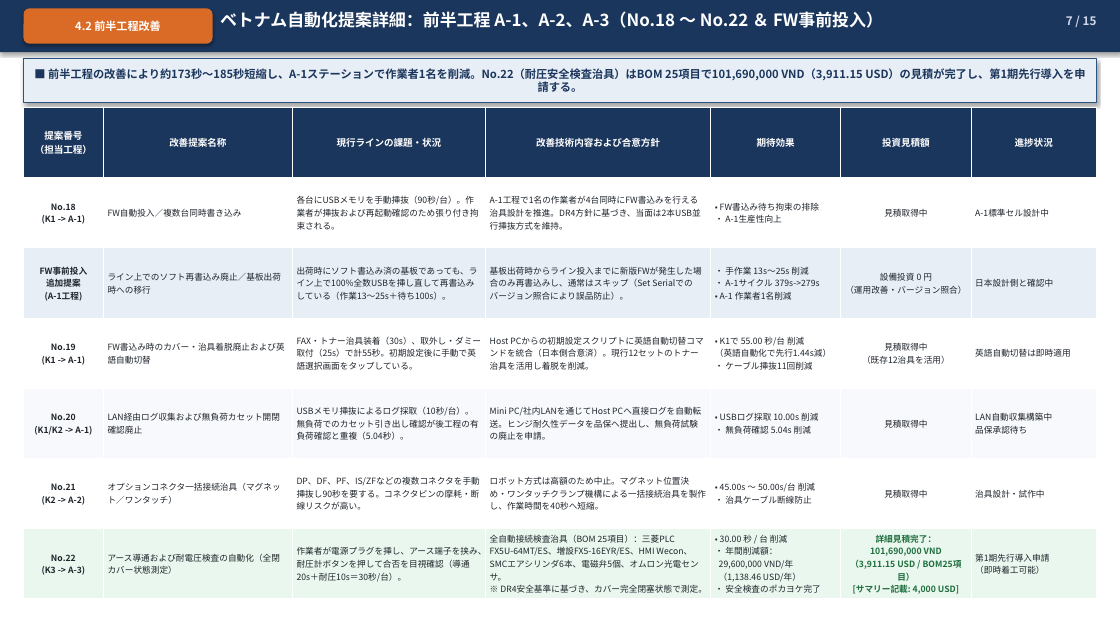
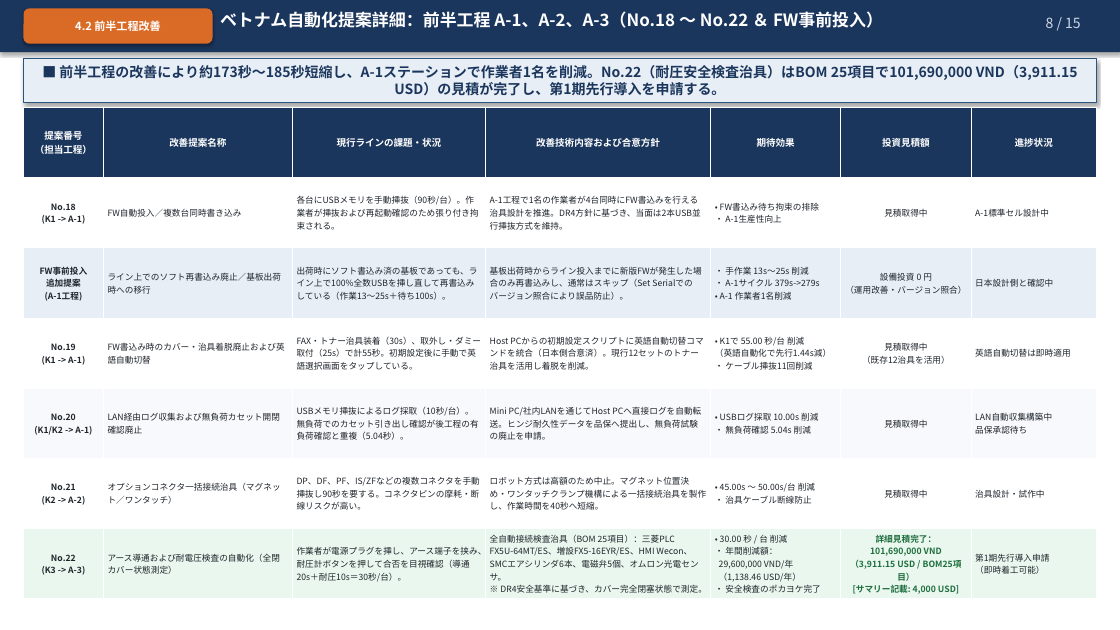
Before and after one commit to Nakazasen/bao_cao_dc_EXPIris, a slide deck: slide 8 of IrisEXP_VN改善提案報告_JP.pptx (slide 7 before the commit). Drawn at 1120x630 pixels with LibreOffice and Linux fonts; fonts in the diff are those of the drawing. Boxes give left, top, right and bottom in pixels: in the first picture for what was removed or moved away, otherwise in the second. Text is boxed around its words. In the diff, an @@ line names an element or a change of style, - is before the commit and + after.

```diff
--- a/IrisEXP_VN改善提案報告_JP.pptx
+++ b/IrisEXP_VN改善提案報告_JP.pptx
@@ text at [1046, 17, 1081, 28]: text changed; size 10 to 12 pt; bold off @@
-7 / 15
+8 / 15
@@ rectangle "■ 前半工程の改善により約173秒～185秒短縮し、A-1ステーションで作業者1名を削減。No.22（耐圧安全検査治具） ..." at [24, 59, 1096, 103]: size 9.6 to 12 pt @@
```
Also in this commit, not shown: 13 other slides changed, 2 other files.
